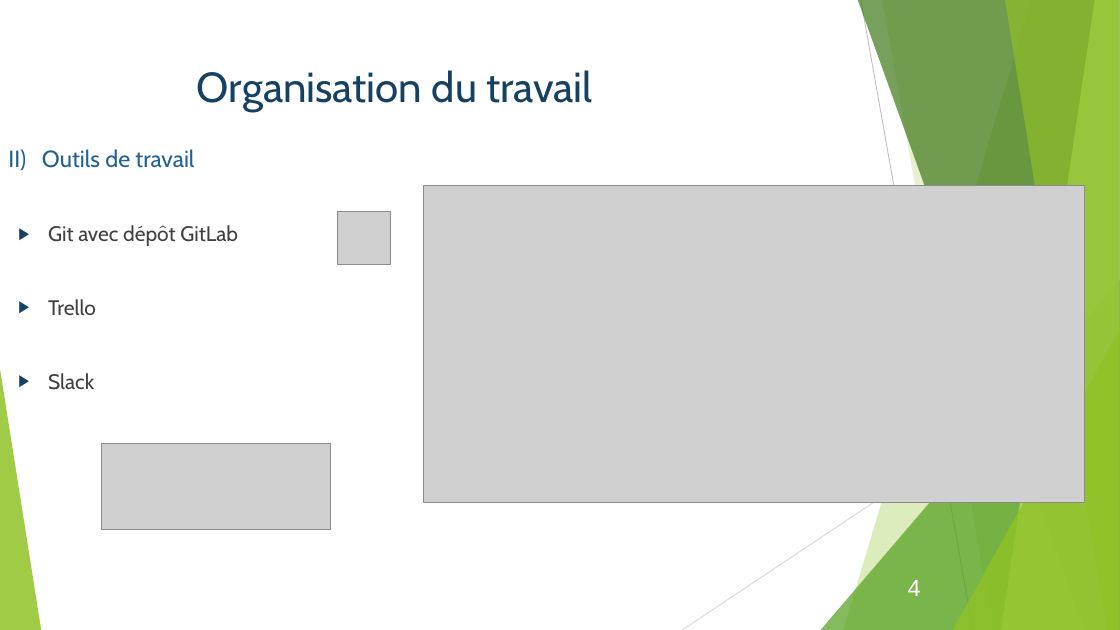
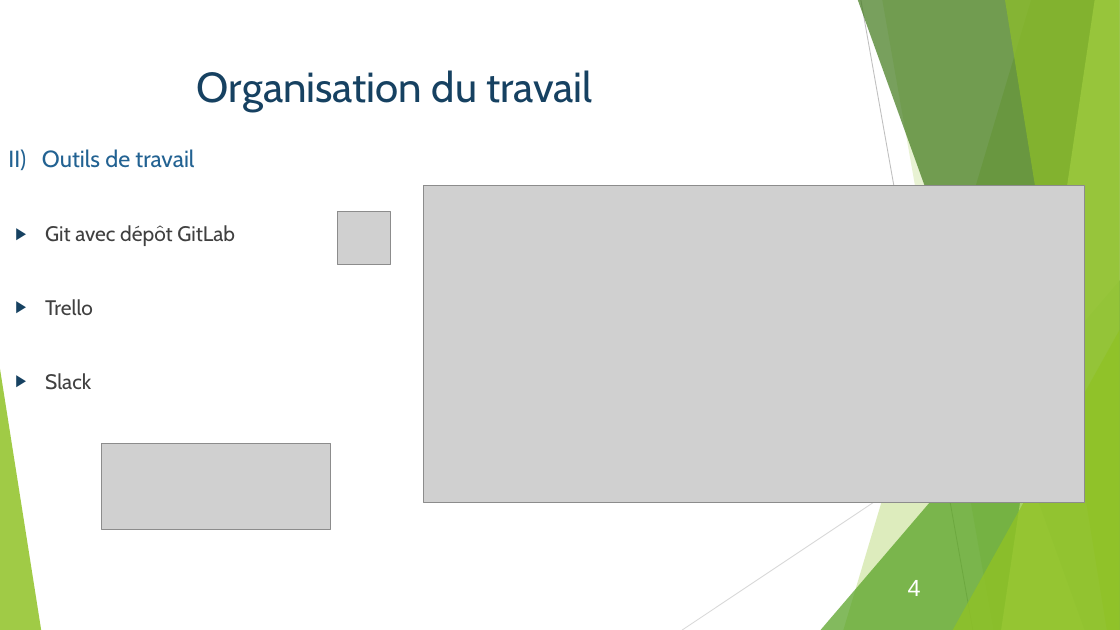
Before and after one commit to Bcante/recommandationSeries, a slide deck: slide 4 of diapoWebWindows.odp. Drawn at 1120x630 pixels with LibreOffice and Linux fonts; fonts in the diff are those of the drawing; grey boxes stand for pictures. Boxes give left, top, right and bottom in pixels: in the first picture for what was removed or moved away, otherwise in the second. Text is boxed around its words. In the diff, an @@ line names an element or a change of style, - is before the commit and + after.

```diff
--- a/diapoWebWindows.odp
+++ b/diapoWebWindows.odp
@@ text at (45, 225, 235, 390): list level 1 to 2 in "Git avec dépôt GitLab"; list level 1 to 2 in "Trello"; list level 1 to 2 in "Slack" @@
```
Also in this commit, not shown: 10 other slides changed, 1 slide added, 1 slide removed.
